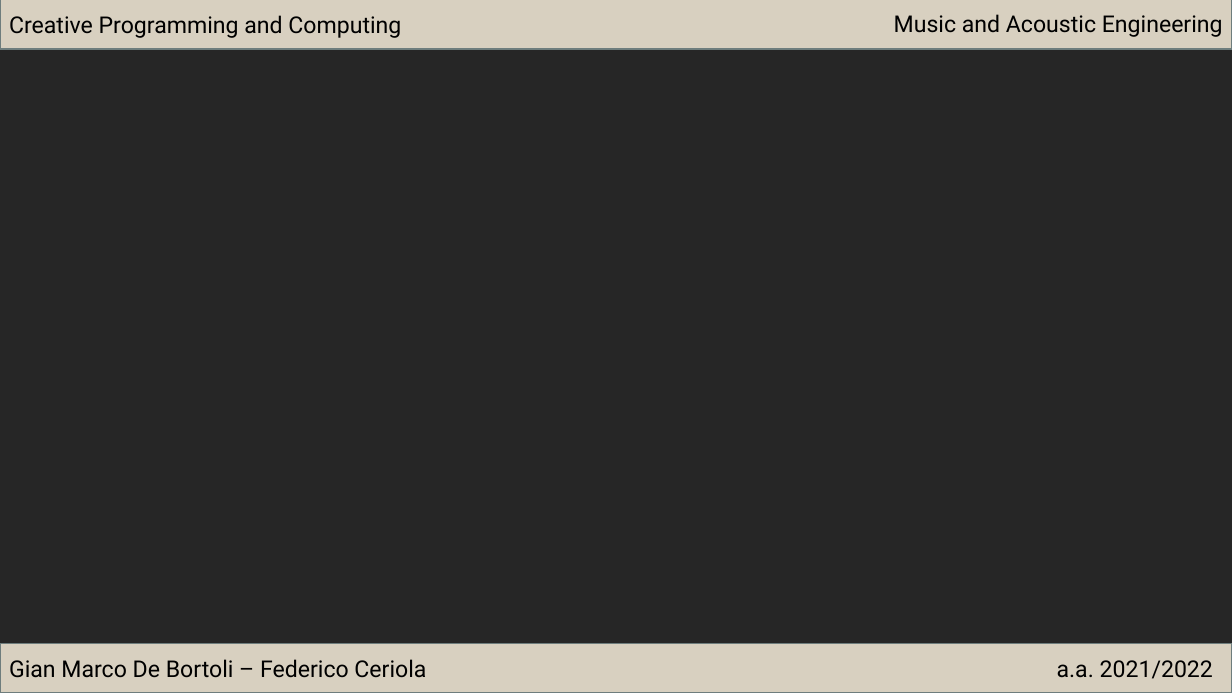
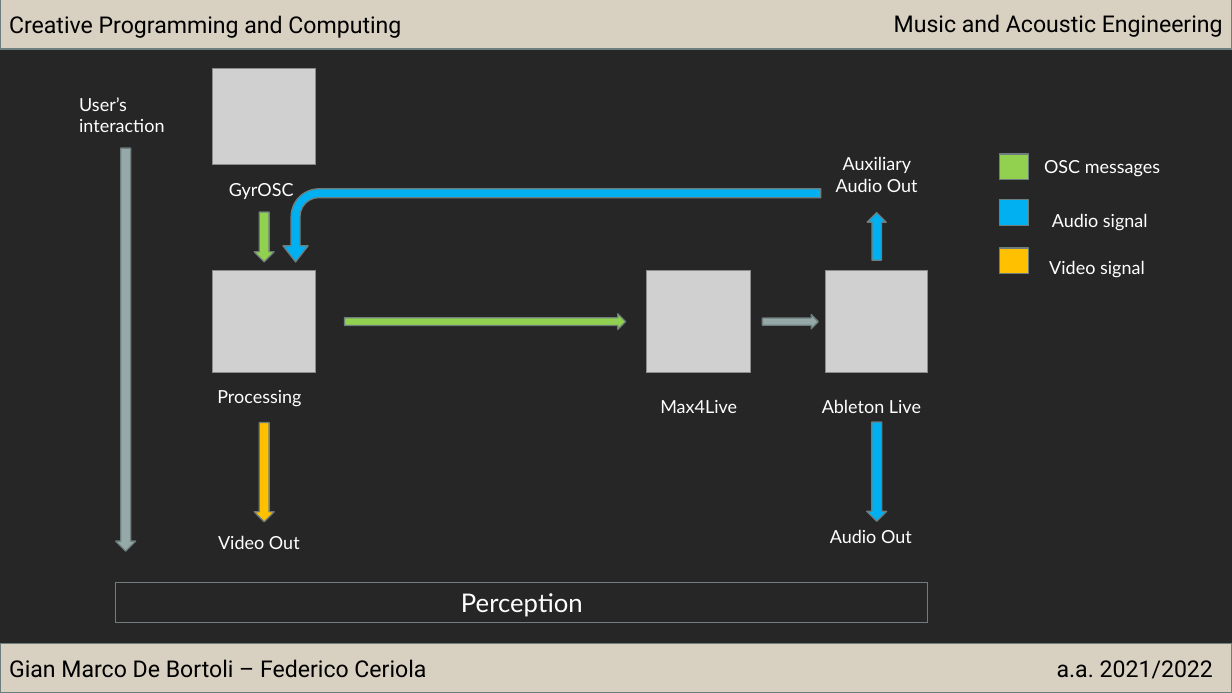
Before and after one commit to fCeriola/CPC_project, a slide deck: slide 9 of Utility/Presentation/Proposta progetto.pptx. Drawn at 1232x693 pixels with LibreOffice and Linux fonts; fonts in the diff are those of the drawing; grey boxes stand for pictures. Boxes give left, top, right and bottom in pixels: in the first picture for what was removed or moved away, otherwise in the second. Text is boxed around its words. In the diff, an @@ line names an element or a change of style, - is before the commit and + after.

```diff
--- a/Utility/Presentation/Proposta progetto.pptx
+++ b/Utility/Presentation/Proposta progetto.pptx
@@ picture added at <box>213,68,315,165</box> @@
@@ text added at <box>79,97,164,132</box>, 14 pt, text #FFFFFF @@
+User’s interaction
@@ down arrow added at <box>116,148,136,551</box>, fill #96A9A9, outline #6F7D7D 1 pt @@
@@ text added at <box>836,156,918,192</box>, 14 pt, text #FFFFFF @@
+Auxiliary Audio Out
@@ rectangle added at <box>1000,154,1030,179</box>, fill #92D050, outline #6F7D7D 1 pt @@
@@ text added at <box>1044,160,1160,177</box>, 14 pt, text #FFFFFF @@
+OSC messages
@@ text added at <box>229,183,294,199</box>, 14 pt, text #FFFFFF @@
+GyrOSC
@@ bent arrow added at <box>283,189,821,262</box>, fill #00B0F0, outline #6F7D7D 1 pt @@
@@ rectangle added at <box>1000,200,1030,225</box>, fill #00B0F0, outline #6F7D7D 1 pt @@
@@ down arrow added at <box>254,213,274,262</box>, fill #92D050, outline #6F7D7D 1 pt @@
@@ down arrow added at <box>868,213,887,261</box>, fill #00B0F0, outline #6F7D7D 1 pt @@
@@ text added at <box>1052,213,1148,231</box>, 14 pt, text #FFFFFF @@
+Audio signal
@@ rectangle added at <box>1000,249,1030,274</box>, fill #FFC000, outline #6F7D7D 1 pt @@
@@ text added at <box>1049,260,1145,278</box>, 14 pt, text #FFFFFF @@
+Video signal
@@ picture added at <box>213,271,315,373</box> @@
@@ picture added at <box>646,271,750,373</box> @@
@@ picture added at <box>825,271,928,373</box> @@
@@ right arrow added at <box>345,314,626,330</box>, fill #92D050, outline #6F7D7D 1 pt @@
@@ right arrow added at <box>762,314,819,328</box>, fill #96A9A9, outline #6F7D7D 1 pt @@
@@ text added at <box>217,390,301,407</box>, 14 pt, text #FFFFFF @@
+Processing
@@ text added at <box>660,400,737,413</box>, 14 pt, text #FFFFFF @@
+Max4Live
@@ text added at <box>822,399,921,413</box>, 14 pt, text #FFFFFF @@
+Ableton Live
@@ down arrow added at <box>254,422,274,521</box>, fill #FFC000, outline #6F7D7D 1 pt @@
@@ down arrow added at <box>867,422,887,521</box>, fill #00B0F0, outline #6F7D7D 1 pt @@
@@ text added at <box>218,535,300,549</box>, 14 pt, text #FFFFFF @@
+Video Out
@@ text added at <box>830,529,912,543</box>, 14 pt, text #FFFFFF @@
+Audio Out
@@ rectangle added at <box>116,582,928,623</box>, outline #6F7D7D 0.75 pt, 20 pt, text #FFFFFF @@
+Perception
```
Also in this commit, not shown: 6 other files.
